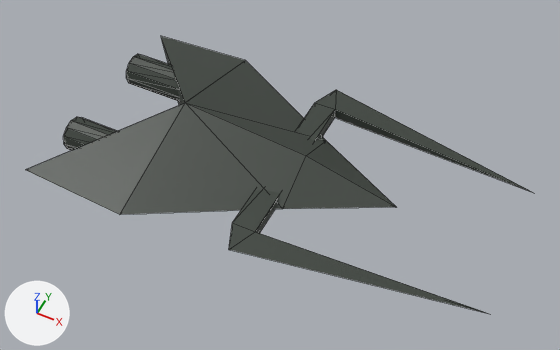
Before and after pictures for a commit that changed the glTF model Modelos/inimigos.glb.
Camera for both pictures: a 50 mm lens placed at (55.4, -79.1, 96.1), pointed at (16.8, -1.8, -0.5). Every picture has the same lights, and +X, +Y and +Z are marked at lower left. The first picture is the older version. Mesh edges are drawn as thin lines. Vertices at exactly the same position are counted once.

In view in the first picture: 'Inimigos'.
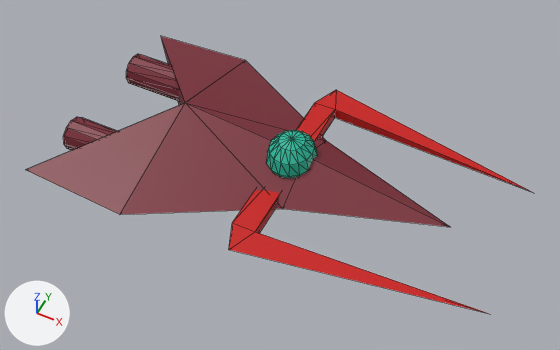
Diff of the bpy script that builds the scene:
```diff
--- a/Modelos/inimigos.glb.py
+++ b/Modelos/inimigos.glb.py
@@ me_inimigos_col @@
 # used by ob_inimigos; location = (0.0, 0.0, 0.0)
 # verts and faces of me_inimigos_col; kept vertices keep their numbers, new ones are numbered from 121
 # before: 8 (36.8, 0.0, 0.0) at pixel (396, 207)
-me_inimigos_col.from_pydata(...)  # 121 vertices, 226 faces; spans x -21.5..55.9, y -21.1..21.1, z -5.5..6.5
+me_inimigos_col.from_pydata(...)  # 203 vertices, 386 faces; spans x -21.5..55.9, y -21.1..21.1, z -5.5..7.2
+# me_inimigos_col part 1: a new loose piece, a UV sphere (16 segments, 6 rings, poles along z) spanning x 13.8..22.2, y -4.7..4.7, z -1.2..7.2, in mat_defaultmaterial
+# me_inimigos_col part 2
+verts[8] = (45.8, 0.0, 0.0)  # moved, pixel (450, 227)
+# me_inimigos_col part 3: 226 kept faces spanning x -21.5..55.9, y -21.1..21.1, z -5.5..6.5 get new vertex colours; the middle colour goes from dark grey #3a413a to dark red #7c2634
 me_inimigos_col.materials.append(mat_defaultmaterial)
```

Changed parts and their boxes (x1, y1, x2, y2) in the pictures (560 x 350 px; the box of a moved part takes in the faces that stretch with it):
part 1 of me_inimigos_col, added
    after: (267, 130, 317, 178)
part 2 of me_inimigos_col, moved or reshaped
    before: (283, 141, 396, 209)
    after: (283, 141, 450, 227)
part 3 of me_inimigos_col, recoloured (dark grey to dark red)
    both: (27, 36, 532, 313)
